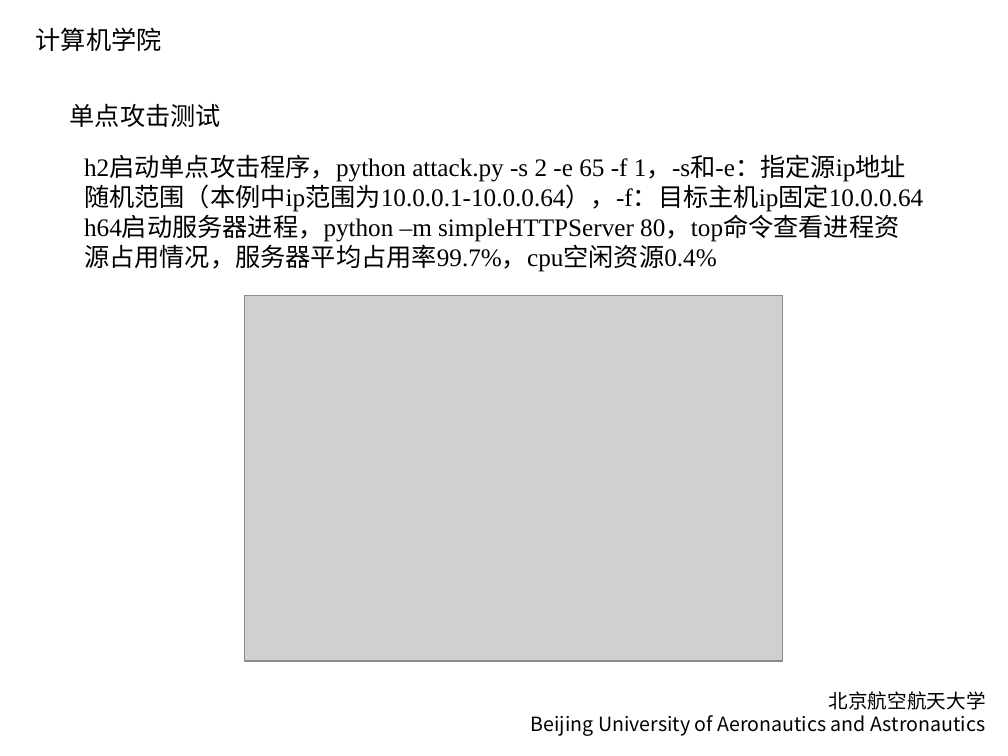
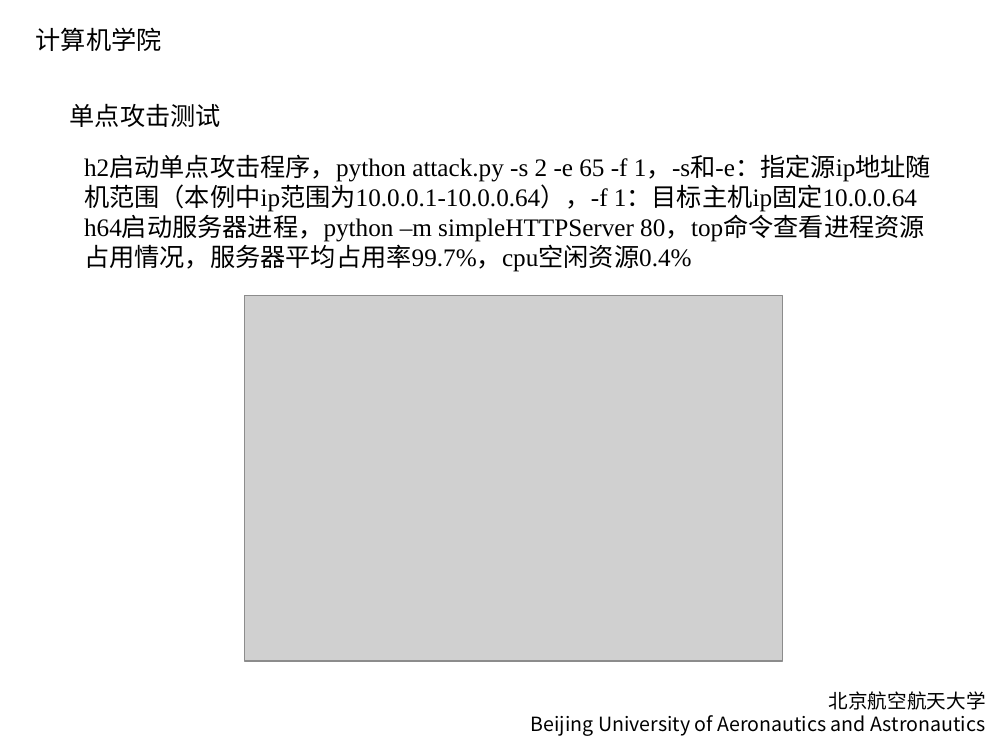
Before and after one commit to DO-MINATOR/buaa, a slide deck: slide 18 of 高等计网/大作业/《基于SDN的DDoS攻击防御实现》中期.pptx. Drawn at 1008x756 pixels with LibreOffice and Linux fonts; fonts in the diff are those of the drawing; grey boxes stand for pictures. Boxes give left, top, right and bottom in pixels: in the first picture for what was removed or moved away, otherwise in the second. Text is boxed around its words. In the diff, an @@ line names an element or a change of style, - is before the commit and + after.

```diff
--- a/高等计网/大作业/《基于SDN的DDoS攻击防御实现》中期.pptx
+++ b/高等计网/大作业/《基于SDN的DDoS攻击防御实现》中期.pptx
@@ text at box(84, 156, 931, 212): text changed @@
-h2启动单点攻击程序，python attack.py -s 2 -e 65 -f 1，-s和-e：指定源ip地址随机范围（本例中ip范围为10.0.0.1-10.0.0.64），-f：目标主机ip固定10.0.0.64
+h2启动单点攻击程序，python attack.py -s 2 -e 65 -f 1，-s和-e：指定源ip地址随机范围（本例中ip范围为10.0.0.1-10.0.0.64），-f 1：目标主机ip固定10.0.0.64
```
Also in this commit, not shown: 4 other slides changed, 3 slides added, 1 slide removed, 11 other files.
